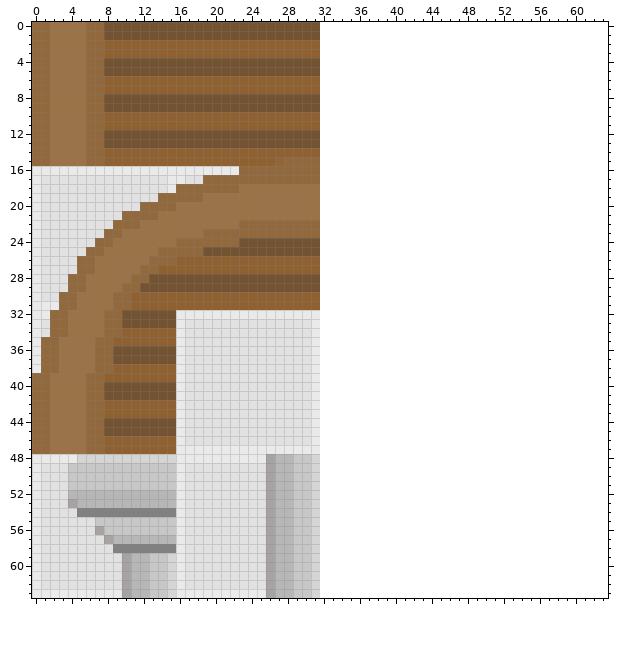
Pixel-art sprite: assets/world/facade.png. Above, as it was before the edit.
The file is 32x64 pixels. Colours within 5 levels of each other are drawn and written as one. The old version is drawn lined up with the new one, on the new canvas.
After:
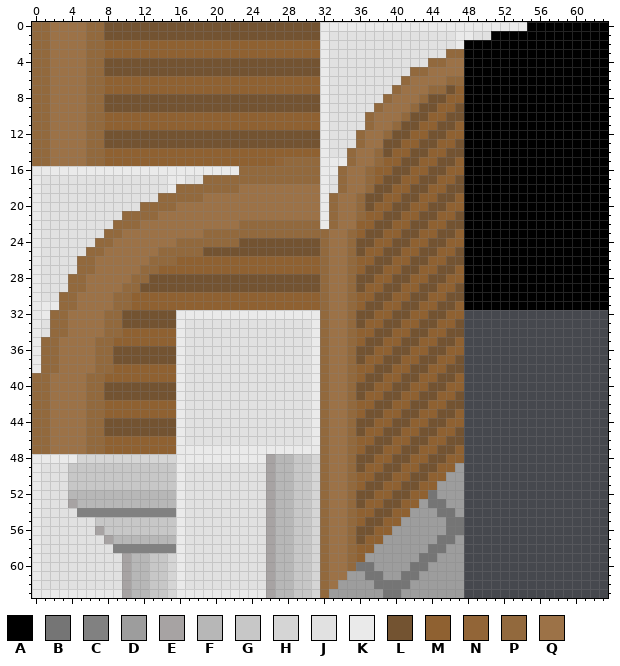
Palette (. is transparent): A #000000  B #757575  C #818181  D #9d9d9d  E #a7a3a3  F #b7b7b7  G #c7c7c7  H #d5d5d5  J #e1e1e1  K #eaeaea  L #735331  M #8f6131  N #926537  P #92693d  Q #9c7247
The edit:
canvas 32x64 -> 64x64
@@ x 30..63 @@
- 0 LL................................
- 1 LL................................
- 2 MM................................
- 3 MM................................
- 4 LL................................
- 5 LL................................
- 6 MM................................
- 7 MM................................
- 8 LL................................
- 9 LL................................
-10 MM................................
-11 MM................................
-12 LL................................
-13 LL................................
-14 MM................................
-15 PP................................
-16 PP................................
-17 PP................................
-18 QQ................................
-19 QQ................................
-20 QQ................................
-21 QQ................................
-22 PP................................
-23 PP................................
-24 LL................................
-25 LL................................
-26 MM................................
-27 MM................................
-28 LL................................
-29 LL................................
-30 MM................................
-31 MM................................
-32 KK................................
-33 JK................................
-34 JK................................
-35 JK................................
-36 JK................................
-37 JK................................
-38 JK................................
-39 JK................................
-40 JK................................
-41 JK................................
-42 JK................................
-43 JK................................
-44 JK................................
-45 JK................................
-46 JK................................
-47 KK................................
-48 GH................................
-49 GH................................
-50 GH................................
-51 GH................................
-52 GH................................
-53 GH................................
-54 GH................................
-55 GH................................
-56 GH................................
-57 GH................................
-58 GH................................
-59 GH................................
-60 GH................................
-61 GH................................
-62 GH................................
-63 GH................................
+ 0 LLKKKKKKKKKKKKKKKKKKKKKKKAAAAAAAAA
+ 1 LLKJJJJJJJJJJJJJJKKJJAAAAAAAAAAAAA
+ 2 MMKJJJJJJJJJJJJJJKAAAAAAAAAAAAAAAA
+ 3 MMKJJJJJJJJJJJJJPPAAAAAAAAAAAAAAAA
+ 4 LLKJJJJJJJJJJJPPQQAAAAAAAAAAAAAAAA
+ 5 LLKJJJJJJJJJPPQQQQAAAAAAAAAAAAAAAA
+ 6 MMKJJJJJJJJPQQQQPPAAAAAAAAAAAAAAAA
+ 7 MMKJJJJJJJPQQQPPLMAAAAAAAAAAAAAAAA
+ 8 LLKJJJJJJPQQQPLLMMAAAAAAAAAAAAAAAA
+ 9 LLKJJJJJPQQQPLLMMLAAAAAAAAAAAAAAAA
+10 MMKJJJJPQQQPLLMMLLAAAAAAAAAAAAAAAA
+11 MMKJJJJPQQPLLMMLLMAAAAAAAAAAAAAAAA
+12 LLKJJJPQQPLLMMLLMMAAAAAAAAAAAAAAAA
+13 LLKJJJPQQLLMMLLMMLAAAAAAAAAAAAAAAA
+14 MMKJJPQQPLMMLLMMLLAAAAAAAAAAAAAAAA
+15 PPKKKPQQPMMLLMMLLMAAAAAAAAAAAAAAAA
+16 PPKKPQQPMMLLMMLLMMAAAAAAAAAAAAAAAA
+17 PPKJPQQPMLLMMLLMMLAAAAAAAAAAAAAAAA
+18 QQKJPQQPLLMMLLMMLLAAAAAAAAAAAAAAAA
+19 QQKPQQPLLMMLLMMLLMAAAAAAAAAAAAAAAA
+20 QQKPQQPLMMLLMMLLMMAAAAAAAAAAAAAAAA
+21 QQKPQQPMMLLMMLLMMLAAAAAAAAAAAAAAAA
+22 PPKPQQMMLLMMLLMMLLAAAAAAAAAAAAAAAA
+23 PPPQQPMLLMMLLMMLLMAAAAAAAAAAAAAAAA
+24 LLPQQPLLMMLLMMLLMMAAAAAAAAAAAAAAAA
+25 LLPQQPLMMLLMMLLMMLAAAAAAAAAAAAAAAA
+26 MMPQQPMMLLMMLLMMLLAAAAAAAAAAAAAAAA
+27 MMPQQPMLLMMLLMMLLMAAAAAAAAAAAAAAAA
+28 LLPQQPLLMMLLMMLLMMAAAAAAAAAAAAAAAA
+29 LLPQQPLMMLLMMLLMMLAAAAAAAAAAAAAAAA
+30 MMPQQPMMLLMMLLMMLLAAAAAAAAAAAAAAAA
+31 MMPQQPMLLMMLLMMLLMAAAAAAAAAAAAAAAA
+32 KKPQQPLLMMLLMMLLMM................
+33 JKPQQPLMMLLMMLLMML................
+34 JKPQQPMMLLMMLLMMLL................
+35 JKPQQPMLLMMLLMMLLM................
+36 JKPQQPLLMMLLMMLLMM................
+37 JKPQQPLMMLLMMLLMML................
+38 JKPQQPMMLLMMLLMMLL................
+39 JKPQQPMLLMMLLMMLLM................
+40 JKPQQPLLMMLLMMLLMM................
+41 JKPQQPLMMLLMMLLMML................
+42 JKPQQPMMLLMMLLMMLL................
+43 JKPQQPMLLMMLLMMLLM................
+44 JKPQQPLLMMLLMMLLMM................
+45 JKPQQPLMMLLMMLLMML................
+46 JKPQQPMMLLMMLLMMLL................
+47 KKPQQPMLLMMLLMMLLM................
+48 GHPQQPLLMMLLMMLLMM................
+49 GHPQQPLMMLLMMLLMMD................
+50 GHPQQPMMLLMMLLMMDD................
+51 GHPQQPMLLMMLLMMDDD................
+52 GHPQQPLLMMLLMMBDDD................
+53 GHPQQPLMMLLMMDBBDD................
+54 GHPQQPMMLLMMDDDBBD................
+55 GHPQQPMLLMMDDDDDBB................
+56 GHPQQPLLMMDDDDDDBB................
+57 GHPQQPLMMDDDDDDBBD................
+58 GHPQQPMMDDDDDDBBDD................
+59 GHPQQPMDDDDDDBBDDD................
+60 GHPQQPBBDDDDBBDDDD................
+61 GHPQQDDBBDDBBDDDDD................
+62 GHPQDDDDBBBBDDDDDD................
+63 GHPDDDDDDBBDDDDDDD................
Changed places in both pictures, as pixel boxes (x1, y1, x2, y2):
added: (320, 22, 608, 598)
